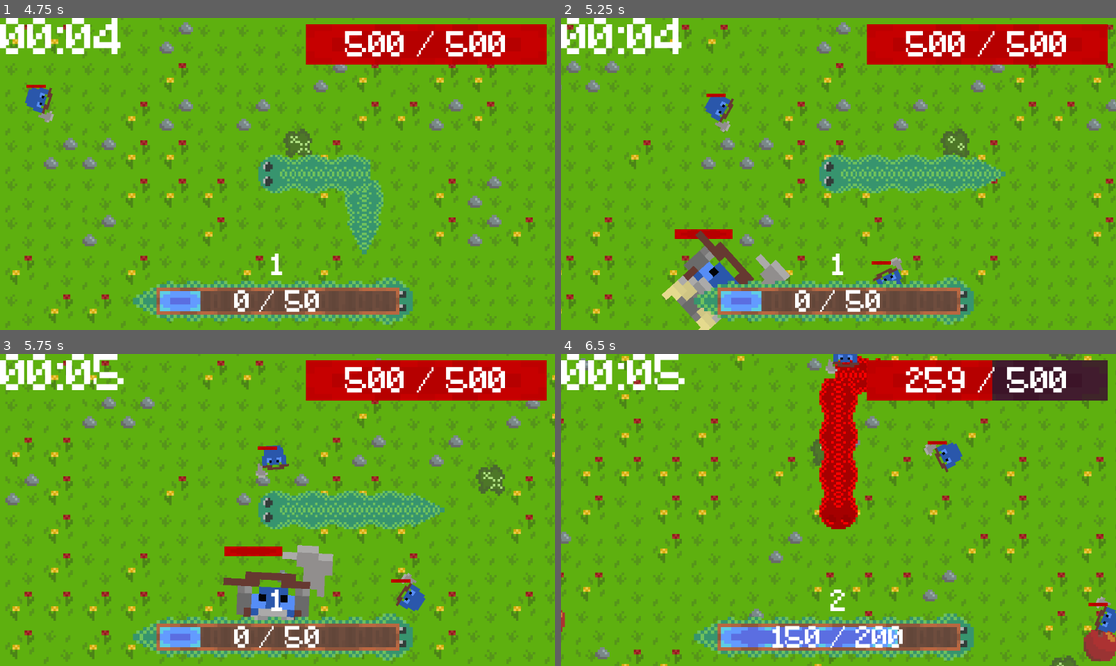
Above: before the commit, frames 1-4 (two rows, left to right).
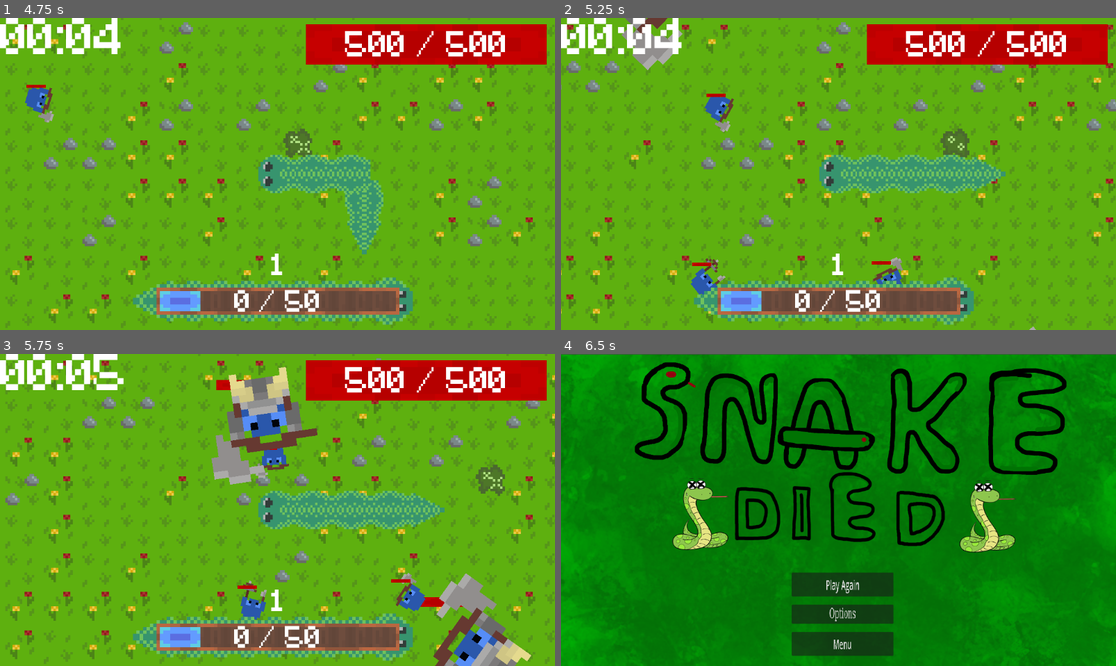
Above: after the commit, the same moments.

Repository: EdWinMaster0/ProjectSnake
Game: Godot game, scene res://scenes/Menu.tscn
Two runs of this game, one before a commit and one after it. Both use one fixed random seed, a clock stepped at 60 frames per second and the inputs below.
Inputs (mouse positions are in pixels of both pictures, inside the frame that each line leads up to):
- Up to frame 1 (4.75 s): click "Start" at 0.5 s; move the mouse to (399, 158) at 1.27 s; hold D (Right) 1.28-2.03 s; tap Space (Action) every 0.75 s from 1.35 to 4.35 s; move the mouse to (166, 189) at 2.02 s; hold S (Down) 2.03-2.78 s; move the mouse to (333, 105) at 2.77 s; hold D (Right) 2.78-3.53 s; move the mouse to (249, 236) at 3.52 s; hold Up (Up) 3.53-4.28 s; move the mouse to (444, 220) at 4.27 s; hold A (Left) from 4.28 s (still down)
- Up to frame 2 (5.25 s): keep holding A (Left); move the mouse to (672, 127) at 5.02 s; tap Space (Action) at 5.1 s
- Up to frame 3 (5.75 s): keep holding A (Left)
- Up to frame 4 (6.5 s): move the mouse to (866, 510) at 5.77 s; release A (Left) at 5.78 s; hold S (Down) from 5.78 s (still down); tap Space (Action) at 5.85 s

Frame 1 is identical in both runs. In frame 2, 3.1% of the frame differs, in the area x 10-86%, y 0-100%; in frame 3, 8.9%; in frame 4, 100%, in the area x 0-100%, y 0-100%.

Commit message:
Add files via upload
Fixed arrow sprite warping

Diff:
--- a/snake-survivors/scenes/EnemyProjectile.tscn
+++ b/snake-survivors/scenes/EnemyProjectile.tscn
@@ -14,6 +14,7 @@
 var despawn_time = 1.0
 var p_speed = 100
 func _ready() -> void:
+	look_at(get_parent().get_node(\"Player\").position)
 	velocity = transform.x * p_speed
 
 
@@ -75,7 +76,6 @@
 frame = 32
 
 [node name="CollisionShape2D" type="CollisionShape2D" parent="."]
-position = Vector2(-2.84217e-14, -1.01644e-19)
 rotation = 1.5708
 shape = SubResource("RectangleShape2D_fcjd6")
 
--- a/snake-survivors/scenes/enemy.gd
+++ b/snake-survivors/scenes/enemy.gd
@@ -117,12 +117,8 @@
 
 func shoot() -> void:
 	var proj = projectile_scene.instantiate()
-	proj.transform.x = $Sprite2D.transform.x
-	proj.rotation_degrees -= 90
 	proj.global_position = get_child(0).get_child(0).global_position
 	call_deferred("add_sibling", proj)
-
-
 
 func axe_I_ai() -> void:
 	$Sprite2D.frame = 28
--- a/snake-survivors/scenes/main_map_1.gd
+++ b/snake-survivors/scenes/main_map_1.gd
@@ -44,9 +44,9 @@
 			e.base_speed /= 3
 			e.is_boss = true
 		var rpercent = randf_range(0, 100)
-		if rpercent > 30:
+		if rpercent > 40:
 			e.ai_num = 0
-		elif rpercent > 5:
+		elif rpercent > 30:
 			e.ai_num = 2
 			e.health *= 3
 			e.damage *= 2
Not shown: 1 places in snake-survivors/scenes/Menu.tscn that only renumber resources
